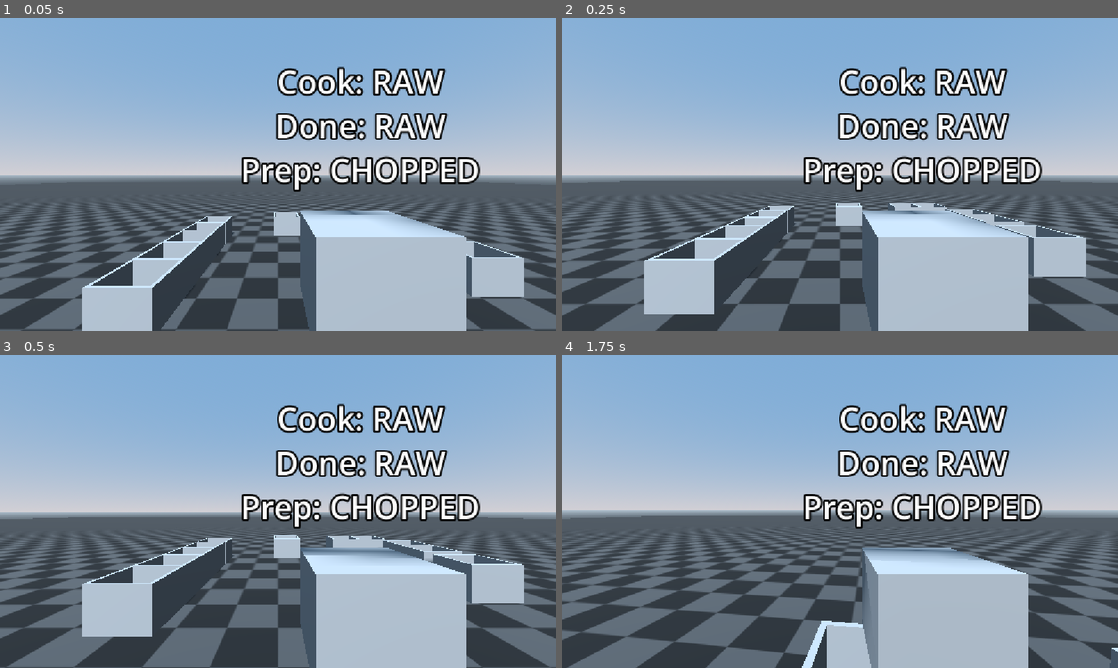
Above: before the commit, frames 1-4 (two rows, left to right).
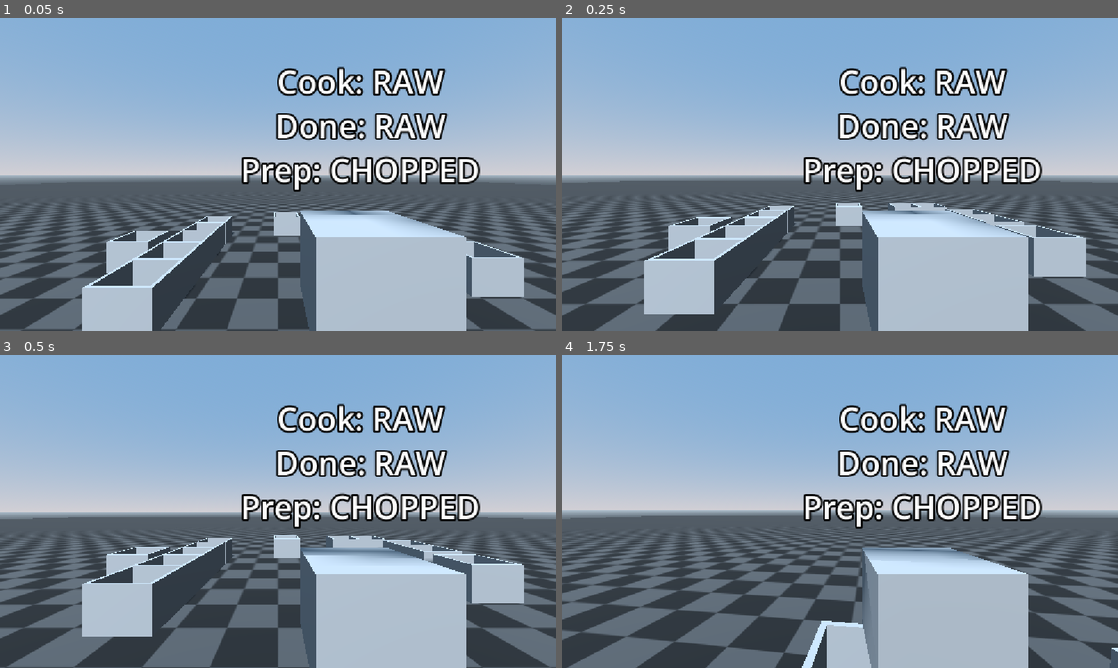
Above: after the commit, the same moments.

Repository: Surresteel/godot_gmtk_jam_july_2026
Game: Godot game, scene res://Levels/Kitchen/kitchen.tscn
The game is run twice, just before and just after one commit, with the same random seed, the same clock (stepped at 60 frames per second) and the same inputs.
Inputs (mouse positions are in pixels of both pictures, inside the frame that each line leads up to):
- Up to frame 1 (0.05 s): no input
- Up to frame 2 (0.25 s): no input
- Up to frame 3 (0.5 s): no input
- Up to frame 4 (1.75 s): move the mouse to (867, 511) at 0.52 s; hold Ctrl (crouch) 0.53-1.28 s; hold W (forward) from 0.53 s (still down); click (867, 511) at 0.67 s; tap Space (jump) at 0.77, 1.52 s; move the mouse to (812, 511) at 1.27 s; click (812, 511) at 1.35 s

The runs differ from the first frame. In frame 1, 0.7% of the frame differs, in the area x 19-31%, y 68-82%; in frame 2, 0.6%; in frame 3, 0.5%; in frame 4, nothing differs.

Commit message:
Made the default prep for most ingredients NA.

Diff:
--- /dev/null
+++ b/Cooking/Ingredients/ing_sphere.tres
@@ -0,0 +1,4 @@
+[gd_resource type="SphereShape3D" format=3 uid="uid://diegpaqm2wyqr"]
+
+[resource]
+radius = 0.1
--- a/Cooking/Ingredients/ingredient.gd
+++ b/Cooking/Ingredients/ingredient.gd
@@ -14,6 +14,7 @@
 @export var prep_dictionary: Dictionary[IngredientData.PREP, MeshInstance3D]
 
 const COOK_COLOURS: Gradient = preload("uid://88d3j1g3o83w")
+const ING_SPHERE = preload("uid://diegpaqm2wyqr")
 
 signal destroy_me(me)
 
@@ -40,7 +41,21 @@
 		inter_pickup.process_mode = Node.PROCESS_MODE_DISABLED
 		inter_pickup.pressed.connect(pickup)
 	if data.doneness == null:
-		data.doneness.append(data.DONENESS.RAW)
+		data.doneness.append(data.DONENESS.NA)
+	_create_detection_area()
+
+
+func _create_detection_area() -> void:
+	var ar := Area3D.new()
+	self.add_child(ar)
+	ar.collision_layer = 1 << 1
+	ar.collision_mask = 0
+	ar.monitorable = true
+	ar.monitoring = false
+	var cs := CollisionShape3D.new()
+	ar.add_child(cs)
+	cs.shape = ING_SPHERE
+	return
 
 
 func cook(amount: float, even_cook: bool) -> void:
--- /dev/null
+++ b/Cooking/Plate/plate.gd
@@ -0,0 +1,129 @@
+#===============================================================================
+#	CLASS PROPERTIES:
+#===============================================================================
+class_name Plate
+extends AnimatableBody3D
+
+
+#===============================================================================
+#	CLASS MEMBERS:
+#===============================================================================
+# SIGNALS:
+signal order_complete(t: Ticket)
+var _has_emitted: bool = false
+
+# TICKET:
+@export var ticket_area: Area3D = null
+var _ticket: Ticket = null
+
+# FOOD:
+@export var food_area: Area3D = null
+var _ingredients: Array[Ingredient]
+var _order_status: bool = false
+
+
+#===============================================================================
+#	CALLBACK:
+#===============================================================================
+func _ready() -> void:
+	food_area.area_entered.connect(_on_area_entered)
+	food_area.area_exited.connect(_on_area_exited)
+	ticket_area.area_entered.connect(_on_ticket_entered)
+	ticket_area.area_exited.connect(_on_ticket_exited)
+	return
+
+
+func _physics_process(_delta: float) -> void:
+	#print(_ingredients.size())
+	if _order_status and not _has_emitted and _ticket:
+		order_complete.emit(_ticket)
+		_has_emitted = true
+	return
+
+
+#===============================================================================
+#	AREA TRACKING:
+#===============================================================================
+func _on_area_entered(a: Area3D) -> void:
+	if not a:
+		return
+	var ing: Ingredient = a.get_parent() as Ingredient
+	if not ing:
+		return
+	if _ingredients.has(ing):
+		return
+	_ingredients.append(ing)
+	_order_status = _check_order()
+	return
+
+
+func _on_area_exited(a: Area3D) -> void:
+	if not a:
+		return
+	var ing: Ingredient = a.get_parent() as Ingredient
+	if not ing:
+		return
+	var idx: int = _ingredients.find(ing)
+	if idx == -1:
+		return
+	_ingredients.remove_at(idx)
+	return
+
+
+func _on_ticket_entered(a: Area3D) -> void:
+	if not a or _ticket:
+		return
+	var tk: Ticket = a.get_parent() as Ticket
+	if not tk:
+		return
+	_ticket = tk
+	_order_status = _check_order()
+	#print("Has ticket")
+	return
+
+
+func _on_ticket_exited(a: Area3D) -> void:
+	if not a or not _ticket:
+		return
+	var tk: Ticket = a.get_parent() as Ticket
+	if not tk:
+		return
+	if _ticket == tk:
+		_ticket = null
+	#print("Lost ticket")
+	return
+
+#===============================================================================
+#	FOOD VERIFICATION:
+#===============================================================================
+func _check_ingredient(ing: Ingredient, o: Ticket.Order) -> bool:
+	if not ing or not o:
+		return false
+	for i in o.items:
+		if i.item != ing.name:
+			continue
+		if i.cook != ing.cook_type:
+			continue
+		if i.donness != ing.doneness_type:
+			continue
+		if i.prep != ing.prep_type:
+			continue
+		return true
+	return false
+
+
+func _check_order() -> bool:
+	if not _ticket:
+		return false
+	var order: Ticket.Order = _ticket.get_order()
+	if order.items.size() != _ingredients.size():
+		return false
+	for i in _ingredients:
+		if not _check_ingredient(i, order):
+			return false
+	return true
+
+
+#===============================================================================
+#	EOF:
+#===============================================================================
--- a/Cooking/Plate/plate.tscn
+++ b/Cooking/Plate/plate.tscn
@@ -1,5 +1,6 @@
 [gd_scene format=4 uid="uid://dtbw5p0u6cgx6"]
 
+[ext_resource type="Script" uid="uid://dxv8sboedjq5p" path="res://Cooking/Plate/plate.gd" id="1_07jbx"]
 [ext_resource type="Texture2D" uid="uid://t4xcaatm53lc" path="res://Models/plate_rough.png" id="1_owcu5"]
 
 [sub_resource type="StandardMaterial3D" id="StandardMaterial3D_24jr8"]
@@ -48,8 +49,17 @@
 height = 0.0066375732
 radius = 0.25
 
-[node name="plate" type="AnimatableBody3D" unique_id=428515670]
+[sub_resource type="CylinderShape3D" id="CylinderShape3D_ifow5"]
+height = 0.12988281
+radius = 0.26464844
+
+[sub_resource type="SphereShape3D" id="SphereShape3D_ifow5"]
+
+[node name="plate" type="AnimatableBody3D" unique_id=428515670 node_paths=PackedStringArray("ticket_area", "food_area")]
 sync_to_physics = false
+script = ExtResource("1_07jbx")
+ticket_area = NodePath("TicketArea")
+food_area = NodePath("FoodArea")
 
 [node name="Circle" type="MeshInstance3D" parent="." unique_id=1895863934]
 transform = Transform3D(0.5, 0, 0, 0, 0.5, 0, 0, 0, 0.5, 0, 0.03, 0)
@@ -58,3 +68,18 @@
 [node name="Collider" type="CollisionShape3D" parent="." unique_id=1800475313]
 transform = Transform3D(1, 0, 0, 0, 1, 0, 0, 0, 1, 0, 0.003440857, 0)
 shape = SubResource("CylinderShape3D_wvhbo")
+
+[node name="FoodArea" type="Area3D" parent="." unique_id=2139922119]
+collision_layer = 0
+collision_mask = 2
+
+[node name="Collider" type="CollisionShape3D" parent="FoodArea" unique_id=1475597283]
+transform = Transform3D(1, 0, 0, 0, 1, 0, 0, 0, 1, 0, 0.06566347, 0)
+shape = SubResource("CylinderShape3D_ifow5")
+
+[node name="TicketArea" type="Area3D" parent="." unique_id=1753954284]
+collision_layer = 0
+collision_mask = 8
+
+[node name="Collider" type="CollisionShape3D" parent="TicketArea" unique_id=957803843]
+shape = SubResource("SphereShape3D_ifow5")
--- a/Levels/Kitchen/kitchen.tscn
+++ b/Levels/Kitchen/kitchen.tscn
@@ -126,7 +126,7 @@
 ingredient_to_give = ExtResource("15_d6fmk")
 
 [node name="CarrotHolder" parent="." unique_id=198878219 instance=ExtResource("12_oclhi")]
-transform = Transform3D(1, 0, 0, 0, 1, 0, 0, 0, 1, -1.8365388, 0.3, -4.3262596)
+transform = Transform3D(1, 0, 0, 0, 1, 0, 0, 0, 1, -2.903524, 0.3, -4.3262596)
 ingredient_to_give = ExtResource("18_2p6jd")
 
 [node name="ChilliHolder" parent="." unique_id=1076045106 instance=ExtResource("12_oclhi")]
--- a/project.godot
+++ b/project.godot
@@ -71,6 +71,13 @@
 ]
 }
 
+[layer_names]
+
+3d_physics/layer_1="Environment"
+3d_physics/layer_2="Ingredients"
+3d_physics/layer_3="Interactables"
+3d_physics/layer_4="Tickets"
+
 [physics]
 
 3d/physics_engine="Jolt Physics"
--- a/ticketsystem/resources/broccoli.tres
+++ b/ticketsystem/resources/broccoli.tres
@@ -8,5 +8,5 @@
 name = "Broccoli"
 mesh = ExtResource("1_njgqe")
 cook = Array[int]([0, 3, 2, 1])
-prep = Array[int]([0])
+prep = Array[int]([2, 0])
 metadata/_custom_type_script = "uid://br2b1npw4bnqg"
--- a/ticketsystem/resources/carrot.tres
+++ b/ticketsystem/resources/carrot.tres
@@ -8,5 +8,5 @@
 name = "Carrot"
 mesh = ExtResource("1_wli7l")
 cook = Array[int]([0, 1, 3, 2])
-prep = Array[int]([0])
+prep = Array[int]([2, 0])
 metadata/_custom_type_script = "uid://br2b1npw4bnqg"
--- a/ticketsystem/resources/chickenbreast.tres
+++ b/ticketsystem/resources/chickenbreast.tres
@@ -8,5 +8,5 @@
 name = "Chicken Breast"
 mesh = ExtResource("1_dun8f")
 cook = Array[int]([0, 1, 2, 3])
-prep = Array[int]([0])
+prep = Array[int]([2, 0])
 metadata/_custom_type_script = "uid://br2b1npw4bnqg"
--- a/ticketsystem/resources/chickenthigh.tres
+++ b/ticketsystem/resources/chickenthigh.tres
@@ -8,5 +8,5 @@
 name = "Chicken Thigh"
 mesh = ExtResource("1_hu4ql")
 cook = Array[int]([0, 1, 2, 3])
-prep = Array[int]([0])
+prep = Array[int]([2, 0])
 metadata/_custom_type_script = "uid://br2b1npw4bnqg"
--- a/ticketsystem/resources/chilli.tres
+++ b/ticketsystem/resources/chilli.tres
@@ -8,5 +8,5 @@
 name = "Chilli"
 mesh = ExtResource("1_dw2yc")
 cook = Array[int]([4, 0, 3, 2])
-prep = Array[int]([0])
+prep = Array[int]([2, 0])
 metadata/_custom_type_script = "uid://br2b1npw4bnqg"
--- a/ticketsystem/resources/egg.tres
+++ b/ticketsystem/resources/egg.tres
@@ -8,6 +8,6 @@
 name = "Egg"
 mesh = ExtResource("1_8qkwd")
 cook = Array[int]([0, 1, 2, 3, 4])
-prep = Array[int]([1])
+prep = Array[int]([2, 1])
 doneness_intervals = Array[float]([15.0, 25.0, 35.0])
 metadata/_custom_type_script = "uid://br2b1npw4bnqg"
--- a/ticketsystem/resources/onion.tres
+++ b/ticketsystem/resources/onion.tres
@@ -9,6 +9,6 @@
 name = "Onion"
 mesh = ExtResource("1_7mj5e")
 cook = Array[int]([1, 0, 3, 2])
-prep = Array[int]([0])
+prep = Array[int]([2, 0])
 bounding_box_size = Vector3(350, 306, 370)
 metadata/_custom_type_script = "uid://br2b1npw4bnqg"
--- a/ticketsystem/resources/potato.tres
+++ b/ticketsystem/resources/potato.tres
@@ -8,5 +8,5 @@
 name = "Potato"
 mesh = ExtResource("1_jyhf4")
 cook = Array[int]([1, 0, 3, 2])
-prep = Array[int]([0])
+prep = Array[int]([2, 0])
 metadata/_custom_type_script = "uid://br2b1npw4bnqg"
--- a/ticketsystem/resources/sausage.tres
+++ b/ticketsystem/resources/sausage.tres
@@ -9,6 +9,6 @@
 mesh = ExtResource("1_aeg01")
 cook = Array[int]([1, 2, 4])
 doneness = Array[int]([0, 3, 4])
-prep = Array[int]([0])
+prep = Array[int]([2, 0])
 doneness_intervals = Array[float]([50.0, 75.0, 100.0])
 metadata/_custom_type_script = "uid://br2b1npw4bnqg"
--- a/ticketsystem/resources/tomato.tres
+++ b/ticketsystem/resources/tomato.tres
@@ -8,5 +8,5 @@
 name = "Tomato"
 mesh = ExtResource("1_qa2a1")
 cook = Array[int]([1, 0, 3, 2])
-prep = Array[int]([0])
+prep = Array[int]([2, 0])
 metadata/_custom_type_script = "uid://br2b1npw4bnqg"
--- a/ticketsystem/scenes/ticket.tscn
+++ b/ticketsystem/scenes/ticket.tscn
@@ -27,6 +27,9 @@
 
 [sub_resource type="BoxShape3D" id="BoxShape3D_ifow5"]
 size = Vector3(0.1484375, 0.30297852, 0.032226563)
+
+[sub_resource type="SphereShape3D" id="SphereShape3D_wvhbo"]
+radius = 0.195639
 
 [node name="Ticket" type="Node3D" unique_id=1322980451]
 script = ExtResource("1_fgxps")
@@ -83,3 +86,10 @@
 
 [node name="Collider" type="CollisionShape3D" parent="Pickup" unique_id=276238791]
 shape = SubResource("BoxShape3D_ifow5")
+
+[node name="TicketArea" type="Area3D" parent="." unique_id=1893694595]
+collision_layer = 8
+collision_mask = 0
+
+[node name="Collider" type="CollisionShape3D" parent="TicketArea" unique_id=1411212871]
+shape = SubResource("SphereShape3D_wvhbo")
--- a/ticketsystem/scripts/ticketgenerator.gd
+++ b/ticketsystem/scripts/ticketgenerator.gd
@@ -12,7 +12,8 @@
 const NA_C := IngredientData.COOK.NA
 const NA_D := IngredientData.DONENESS.NA
 const NA_P := IngredientData.PREP.NA
-const MAX_ORDER_ITEMS: int = 5
+#const MAX_ORDER_ITEMS: int = 5
+const MAX_ORDER_ITEMS: int = 1
 static var order_number: int = 1
 
 # INNER CLASSES:
@@ -41,7 +42,8 @@
 #	CALLBACKS:
 #===============================================================================
 func _ready() -> void:
-	ticket_order = generate_dish()
+	ingredient_amount = randi_range(1, MAX_ORDER_ITEMS)
+	generate_dish()
 	inter_pickup.pressed.connect(pick_up)
 	return
 
@@ -69,9 +71,9 @@
 	return true
 
 
-func generate_ticket() -> Order:
+func _generate_ticket() -> void:
 	if _ingredient_list_ready.is_empty():
-		return null
+		return
 	ticket_order = Order.new()
 	label.text = ""
 	for i in _ingredient_list_ready:
@@ -92,6 +94,7 @@
 		var prep_key = "" if prep == NA_P else i.PREP.find_key(prep)
 
 		var order_item := OrderItem.new()
+		order_item.item = i.name
 		order_item.cook = cook
 		order_item.donness = done
 		order_item.prep = prep
@@ -106,17 +109,21 @@
 	order_number += 1
 	ingredient_amount = randi_range(1, MAX_ORDER_ITEMS)
 
-	return null
+	return
 
 
-func generate_dish() -> Order:
+func generate_dish() -> void:
 	var temp: Array[IngredientData] = ingredient_list.duplicate()
 	_ingredient_list_ready.clear()
 	ingredient_amount = mini(ingredient_amount, ingredient_list.size())
 	for i in range(ingredient_amount):
 		add_ingredient(temp)
-	generate_ticket()
-	return null
+	_generate_ticket()
+	return
+
+
+func get_order() -> Order:
+	return ticket_order
 
 
 #func _unhandled_input(event: InputEvent) -> void:
Not shown: 1 places in Cooking/Containers/GENERATED RESOURCES/Onion MetaData.tres that only renumber resources
Not shown, added: Cooking/Plate/plate.gd.uid
Not shown: 1 places in Levels/Kitchen/kitchen.tscn that only renumber resources
